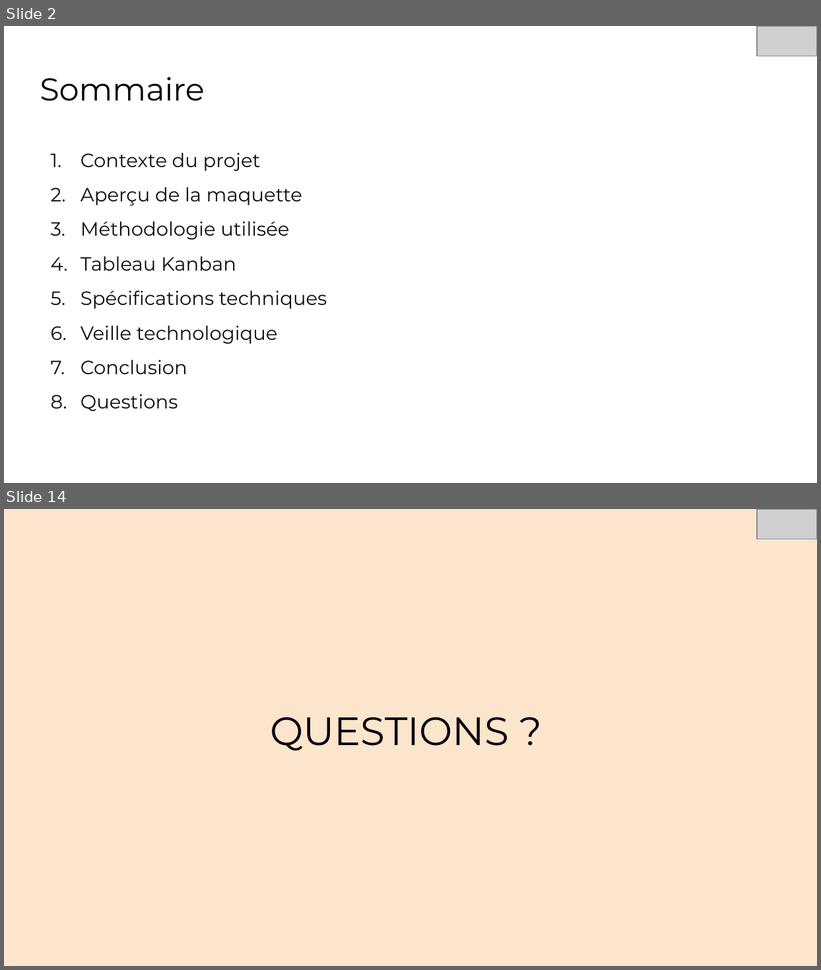
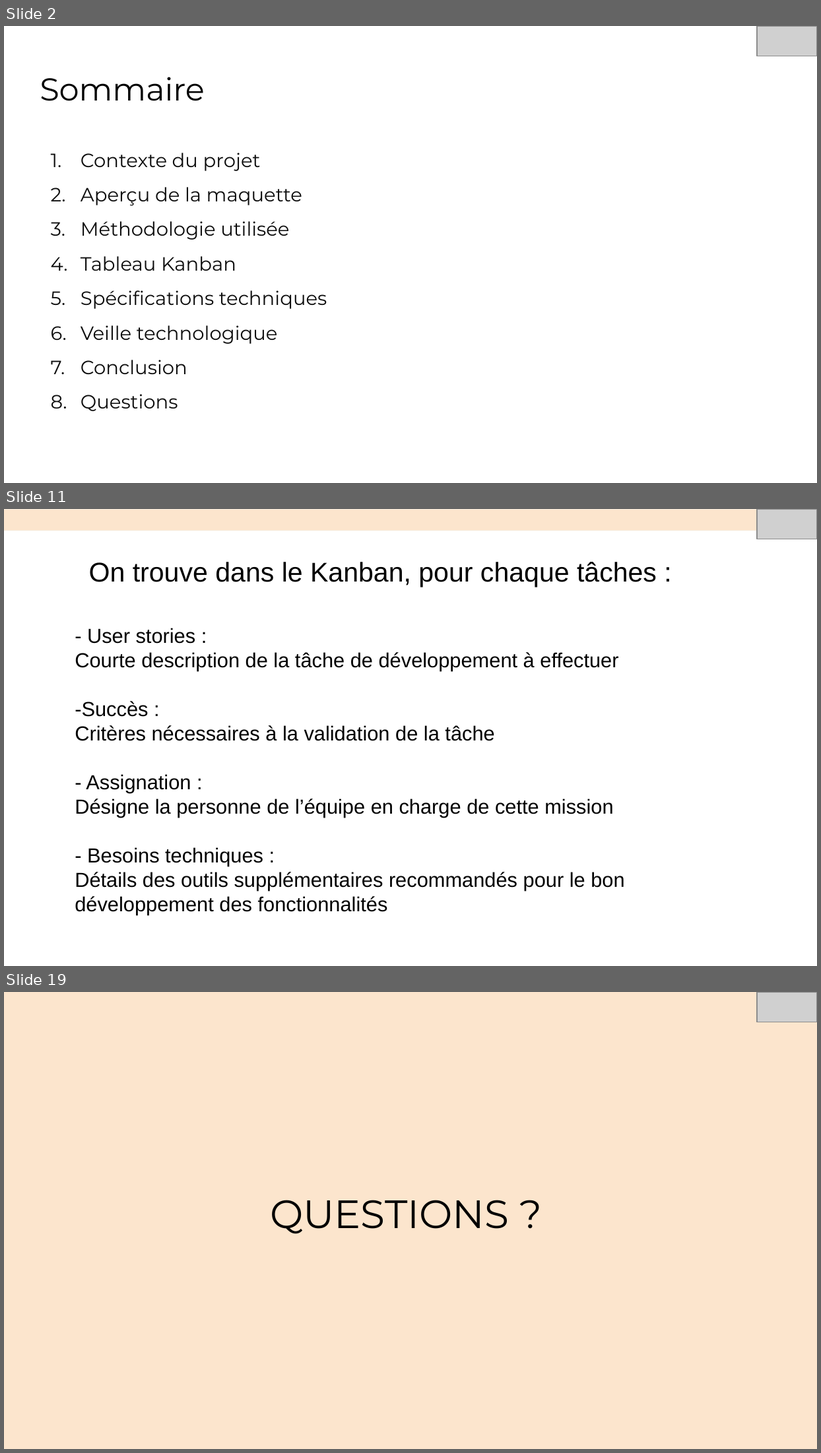
Before and after one commit to Nasus-Stackman/Projet7, a slide deck: Présentation.odp. Shown one above the other, each under a label of ours: slides 2 and 14 before the commit, slides 2, 11 and 19 after it; the slides between them are not shown. The pictures are 821x970 and 821x1453 pixels, drawn with LibreOffice and Linux fonts; fonts in the diff are those of the drawing; grey boxes stand for pictures. Boxes give left, top, right and bottom in pixels: in the first picture for what was removed or moved away, otherwise in the second. Text is boxed around its words. In the diff, an @@ line names an element or a change of style, - is before the commit and + after.

```diff
--- a/Présentation.odp
+++ b/Présentation.odp
@@ slide 11 added at <box>4,509,817,966</box>, background #FFFFFF @@
@@ rectangle added at <box>4,509,817,530</box>, fill #FCE5CD, outline #F7EDDE 0.74 pt @@
@@ picture added at <box>757,509,817,539</box> @@
@@ text added at <box>89,562,657,587</box>, 24 pt, text #000000 @@
+On trouve dans le Kanban, pour chaque tâches :
@@ text added at <box>75,628,624,915</box>, 18 pt, text #000000 @@
+- User stories :
+Courte description de la tâche de développement à effectuer
+-Succès :
+Critères nécessaires à la validation de la tâche
+- Assignation :
+Désigne la personne de l’équipe en charge de cette mission
+- Besoins techniques :
+Détails des outils supplémentaires recommandés pour le bon développement des fonctionnalités
@@ what was slide 14 is now slide 19 @@
```
Also in this commit, not shown: 8 slides changed, 6 other slides added, 2 slides removed, 3 other files.
